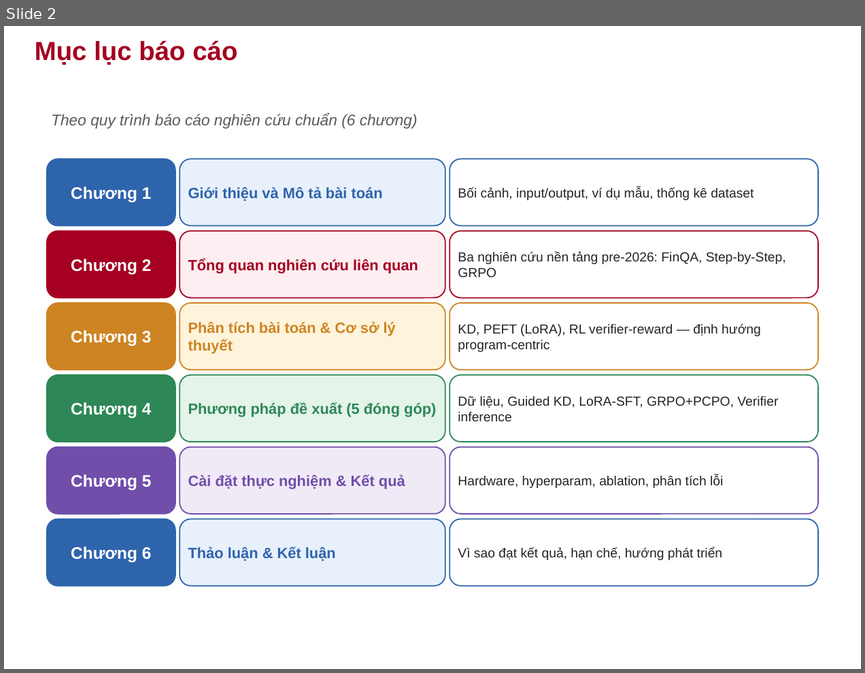
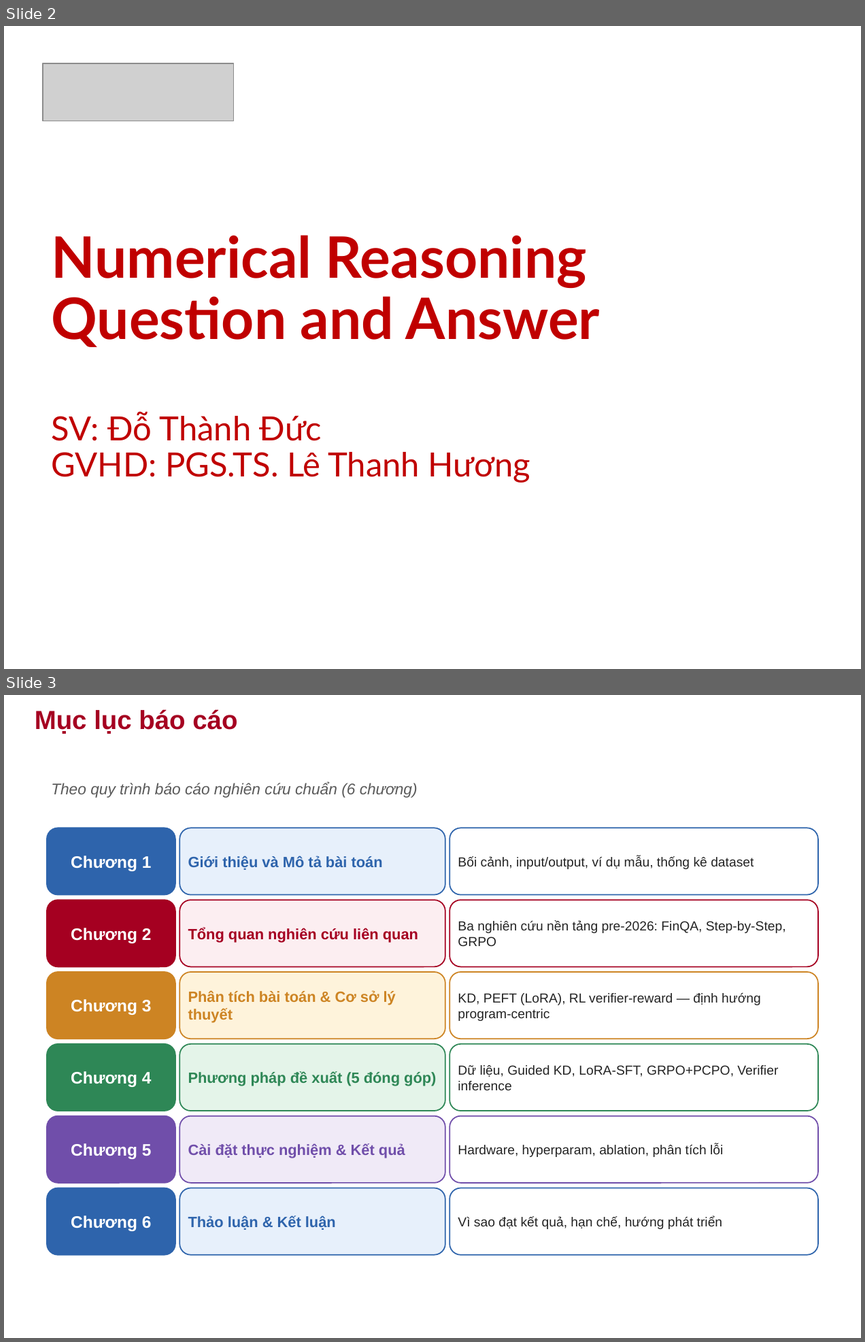
Before and after one commit to thanhduc1102/Knowledge_distill_VIQA, a slide deck: docs/generated/VLSP2025_KD_NumQA_Slides_HUST_chinh_sua.pptx. Shown one above the other, each under a label of ours: slide 2 before the commit, slides 2 and 3 after it. The pictures are 865x673 and 865x1342 pixels, drawn with LibreOffice and Linux fonts; fonts in the diff are those of the drawing; grey boxes stand for pictures; background and template pictures are left out. Boxes give left, top, right and bottom in pixels: in the first picture for what was removed or moved away, otherwise in the second. Text is boxed around its words. In the diff, an @@ line names an element or a change of style, - is before the commit and + after.

```diff
--- a/docs/generated/VLSP2025_KD_NumQA_Slides_HUST_chinh_sua.pptx
+++ b/docs/generated/VLSP2025_KD_NumQA_Slides_HUST_chinh_sua.pptx
@@ slide 2 added at [4, 26, 861, 669], background picture (left out) @@
@@ picture added at [43, 63, 234, 121] @@
@@ text added at [51, 235, 600, 347], 48 pt, text #C00000, bold @@
+Numerical Reasoning Question and Answer
@@ text added at [51, 411, 530, 482], 28 pt, text #C00000 @@
+SV: Đỗ Thành Đức
+GVHD: PGS.TS. Lê Thanh Hương
@@ what was slide 2 is now slide 3 @@
```
Also in this commit, not shown: 5 slides changed, 1 other slide added, 1 slide removed, 23 other files.
